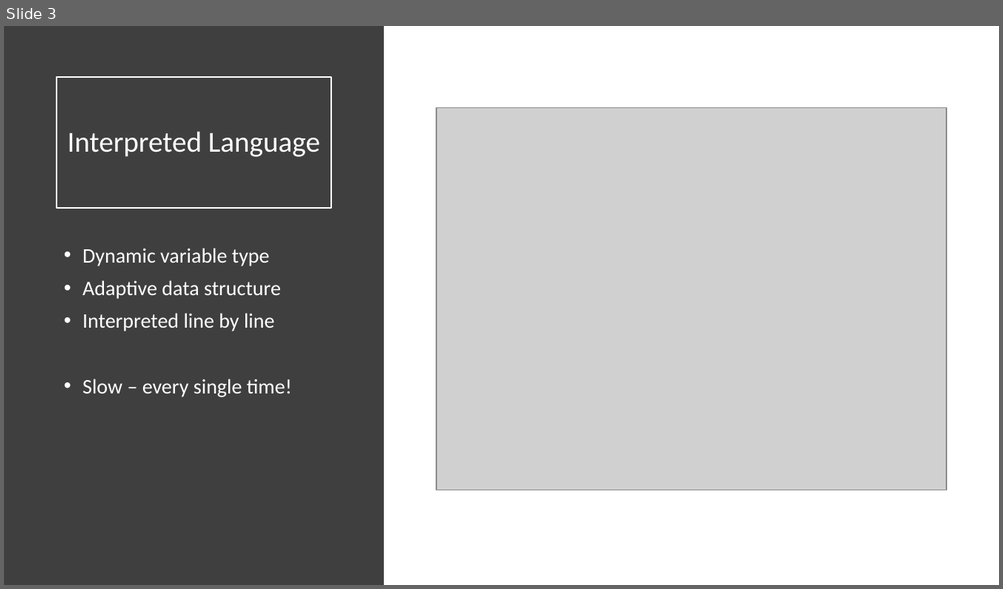
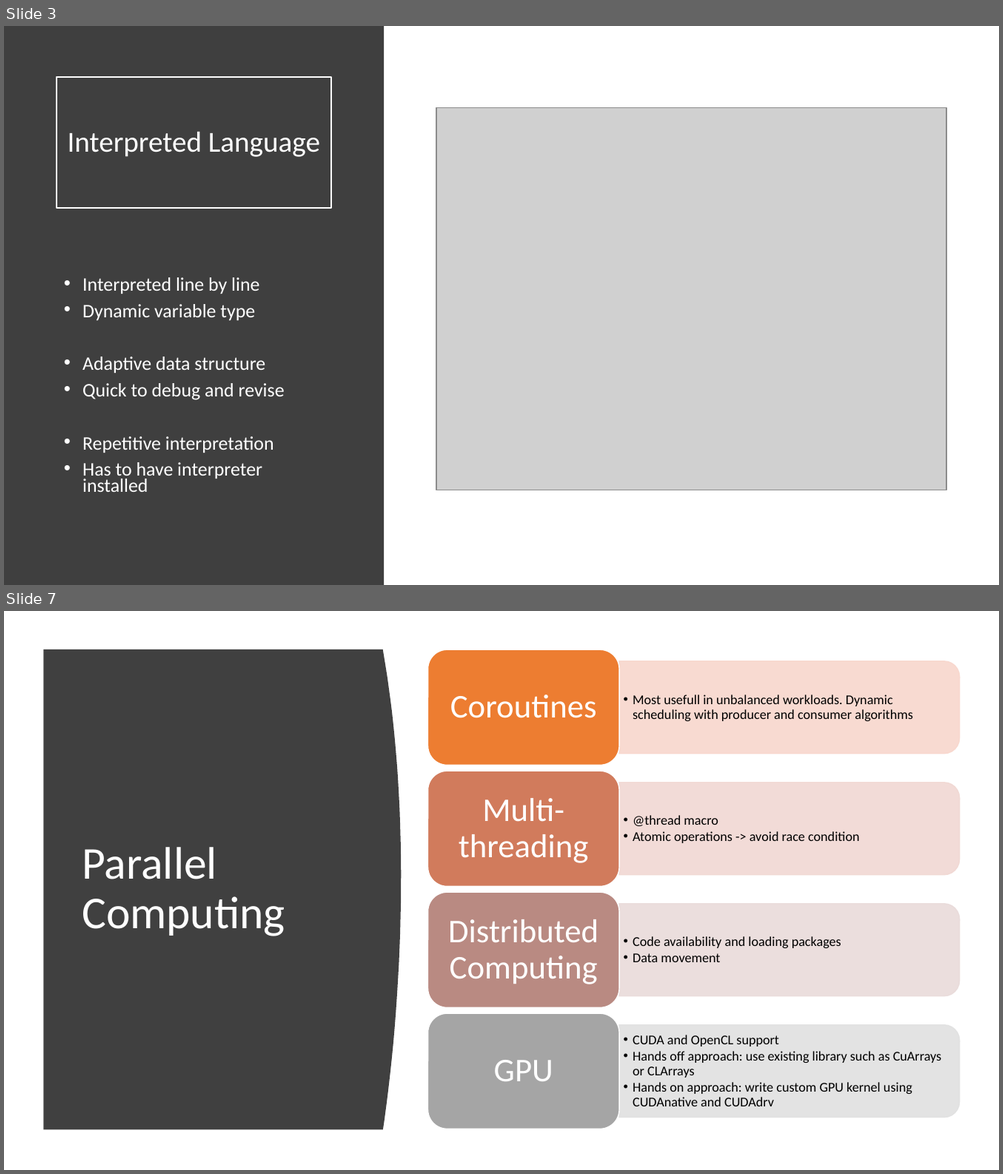
Before and after one commit to senresearch/julia-intro-docs, a slide deck: notebooks/xiaoqi-why-julia-fast.pptx. Shown one above the other, each under a label of ours: slide 3 before the commit, slides 3 and 7 after it; the slides between them are not shown. The pictures are 1003x589 and 1003x1174 pixels, drawn with LibreOffice and Linux fonts; fonts in the diff are those of the drawing; grey boxes stand for pictures. Boxes give left, top, right and bottom in pixels: in the first picture for what was removed or moved away, otherwise in the second. Text is boxed around its words. In the diff, an @@ line names an element or a change of style, - is before the commit and + after.

Commit message:
added parallel computing slide

```diff
--- a/notebooks/xiaoqi-why-julia-fast.pptx
+++ b/notebooks/xiaoqi-why-julia-fast.pptx
@@ slide 7 added at box(4, 611, 999, 1170), background #FFFFFF @@
@@ freeform shape added at box(43, 649, 401, 1130), fill #404040 @@
@@ title added at box(82, 847, 285, 937), 44 pt, text #FFFFFF @@
+Parallel Computing
@@ group added at box(428, 649, 959, 1130): 8 texts, 4 round same rects, 4 rounded rectangles @@
+  • Most usefull in unbalanced workloads. Dynamic scheduling with producer and consumer algorithms
+Coroutines
+  • @thread macro
+  • Atomic operations -> avoid race condition
+Multi-threading
+  • Code availability and loading packages
+  • Data movement
+Distributed Computing
+  • CUDA and OpenCL support
+  • Hands off approach: use existing library such as CuArrays or CLArrays
+  • Hands on approach: write custom GPU kernel using CUDAnative and CUDAdrv
+GPU
@@ slide 3 changed as well @@
@@ text at box(82, 278, 259, 294): paragraph added @@
+• Interpreted line by line
@@ text at box(82, 304, 265, 373): size 20 to 18.5 pt in "Dynamic variable type", "Adaptive data structure"; line spacing 0.9 to 0.7 @@
@@ text at box(82, 383, 284, 492): text changed; size 20 to 18.5 pt @@
-• Interpreted line by line
-• Slow – every single time!
+• Quick to debug and revise
+• Repetitive interpretation
+• Has to have interpreter installed
```
Also in this commit, not shown: 3 other slides changed, 2 other slides added, 1 slide removed.
